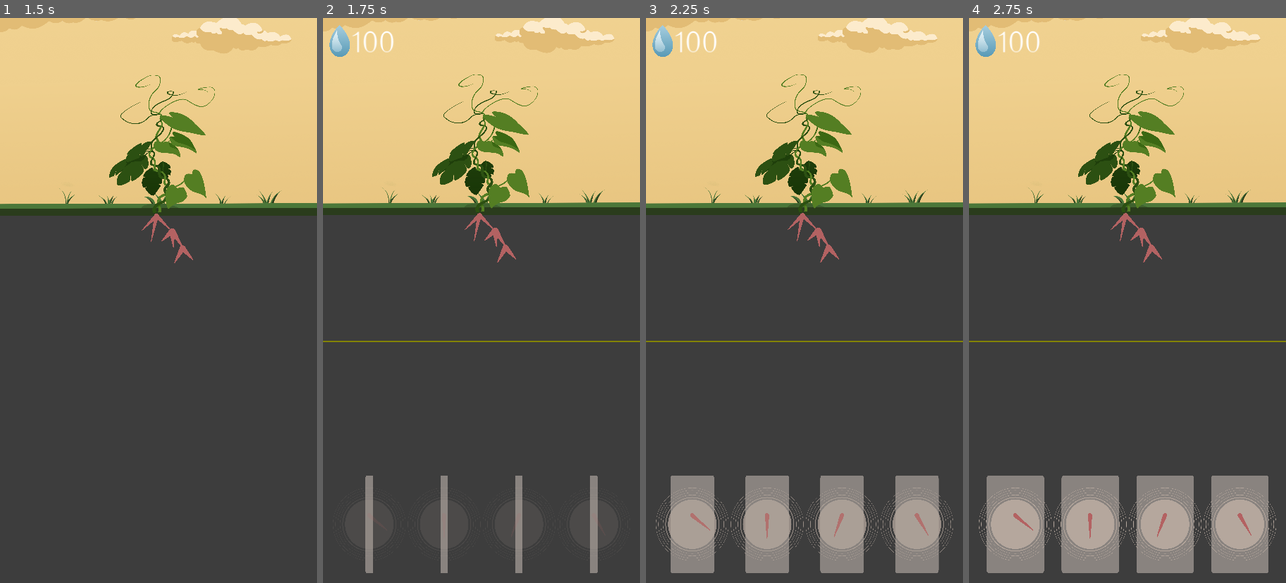
Above: before the commit, frames 1-4 (left to right).
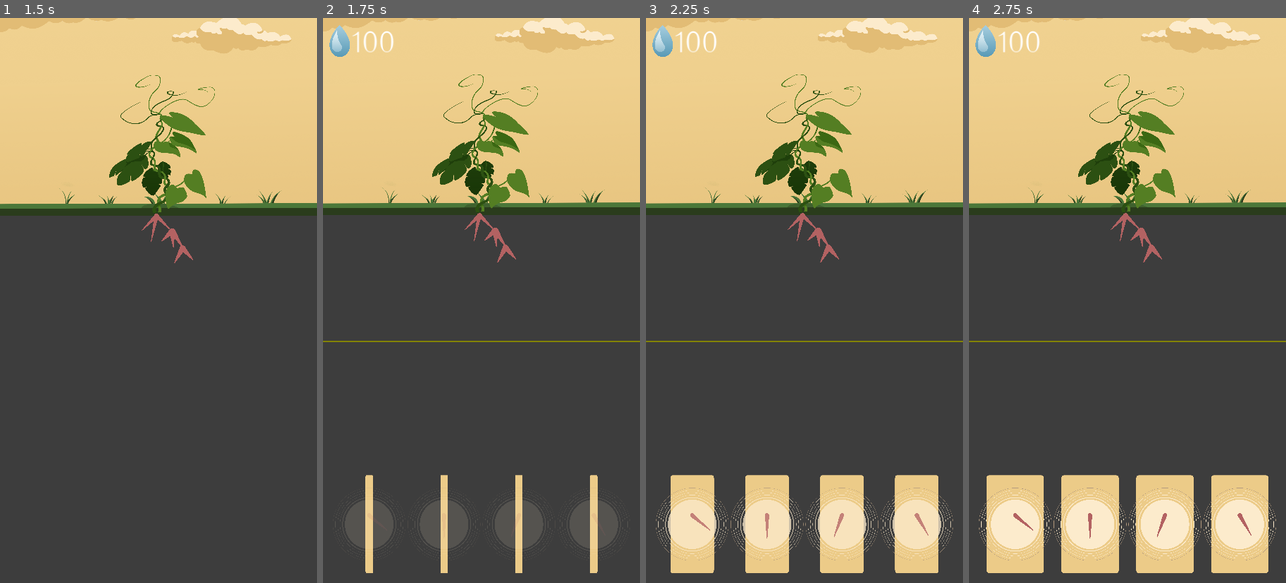
Above: after the commit, the same moments.

Repository: Disablak/ggj23
Game: Godot game, scene res://Main.tscn
Two runs of this game, one before a commit and one after it. Both use one fixed random seed, a clock stepped at 60 frames per second and the inputs below.
Inputs (mouse positions are in pixels of both pictures, inside the frame that each line leads up to):
- Up to frame 1 (1.5 s): click (155, 396) at 0.5 s; drag from (155, 266) to (190, 176) at 1.27 s
- Up to frame 2 (1.75 s): no input
- Up to frame 3 (2.25 s): drag from (801, 221) to (788, 413) at 2.02 s
- Up to frame 4 (2.75 s): no input

Frame 1 is identical in both runs. In frame 2, 1.6% of the frame differs, in the area x 13-87%, y 80-99%; in frame 3, 10%; in frame 4, 13%, in the area x 3-97%, y 80-99%.

Commit message:
up visual

Diff:
--- a/scenes/Stick.tscn
+++ b/scenes/Stick.tscn
@@ -1,8 +1,8 @@
 [gd_scene load_steps=10 format=3 uid="uid://bmcsnc8is2ew7"]
 
 [ext_resource type="Script" path="res://scripts/Stick.gd" id="1_m0ylu"]
-[ext_resource type="Texture2D" uid="uid://crj8rleudh0tf" path="res://assets/Component 3.png" id="2_lf8p7"]
-[ext_resource type="Texture2D" uid="uid://y8rwmceoiwlg" path="res://assets/Component 2.png" id="3_qjxy3"]
+[ext_resource type="Texture2D" uid="uid://ckeandmkwqph4" path="res://assets/Component 3 (1).png" id="2_vs48u"]
+[ext_resource type="Texture2D" uid="uid://dihaunk8toei1" path="res://assets/Component.png" id="3_ehgdg"]
 
 [sub_resource type="RectangleShape2D" id="RectangleShape2D_i1r28"]
 size = Vector2(180, 300)
@@ -57,116 +57,6 @@
 "points": PackedFloat32Array(1, -0.25, 0, 0.25, 0),
 "times": PackedFloat32Array(0)
 }
-tracks/4/type = "bezier"
-tracks/4/imported = false
-tracks/4/enabled = true
-tracks/4/path = NodePath("Sprite2DCard:self_modulate:r")
-tracks/4/interp = 1
-tracks/4/loop_wrap = true
-tracks/4/keys = {
-"handle_modes": PackedInt32Array(0),
-"points": PackedFloat32Array(1, -0.25, 0, 0.25, 0),
-"times": PackedFloat32Array(0)
-}
-tracks/5/type = "bezier"
-tracks/5/imported = false
-tracks/5/enabled = true
-tracks/5/path = NodePath("Sprite2DCard:self_modulate:g")
-tracks/5/interp = 1
-tracks/5/loop_wrap = true
-tracks/5/keys = {
-"handle_modes": PackedInt32Array(0),
-"points": PackedFloat32Array(1, -0.25, 0, 0.25, 0),
-"times": PackedFloat32Array(0)
-}
-tracks/6/type = "bezier"
-tracks/6/imported = false
-tracks/6/enabled = true
-tracks/6/path = NodePath("Sprite2DCard:self_modulate:b")
-tracks/6/interp = 1
-tracks/6/loop_wrap = true
-tracks/6/keys = {
-"handle_modes": PackedInt32Array(0),
-"points": PackedFloat32Array(1, -0.25, 0, 0.25, 0),
-"times": PackedFloat32Array(0)
-}
-tracks/7/type = "bezier"
-tracks/7/imported = false
-tracks/7/enabled = true
-tracks/7/path = NodePath("Sprite2DCard:self_modulate:a")
-tracks/7/interp = 1
-tracks/7/loop_wrap = true
-tracks/7/keys = {
-"handle_modes": PackedInt32Array(0),
-"points": PackedFloat32Array(0.509804, -0.25, 0, 0.25, 0),
-"times": PackedFloat32Array(0)
-}
-tracks/8/type = "bezier"
-tracks/8/imported = false
-tracks/8/enabled = true
-tracks/8/path = NodePath("Sprite2DCard2:self_modulate:r")
-tracks/8/interp = 1
-tracks/8/loop_wrap = true
-tracks/8/keys = {
-"handle_modes": PackedInt32Array(0),
-"points": PackedFloat32Array(1, -0.25, 0, 0.25, 0),
-"times": PackedFloat32Array(0)
-}
-tracks/9/type = "bezier"
-tracks/9/imported = false
-tracks/9/enabled = true
-tracks/9/path = NodePath("Sprite2DCard2:self_modulate:g")
-tracks/9/interp = 1
-tracks/9/loop_wrap = true
-tracks/9/keys = {
-"handle_modes": PackedInt32Array(0),
-"points": PackedFloat32Array(1, -0.25, 0, 0.25, 0),
-"times": PackedFloat32Array(0)
-}
-tracks/10/type = "bezier"
-tracks/10/imported = false
-tracks/10/enabled = true
-tracks/10/path = NodePath("Sprite2DCard2:self_modulate:b")
-tracks/10/interp = 1
-tracks/10/loop_wrap = true
-tracks/10/keys = {
-"handle_modes": PackedInt32Array(0),
-"points": PackedFloat32Array(1, -0.25, 0, 0.25, 0),
-"times": PackedFloat32Array(0)
-}
-tracks/11/type = "bezier"
-tracks/11/imported = false
-tracks/11/enabled = true
-tracks/11/path = NodePath("Line2D:default_color:r")
-tracks/11/interp = 1
-tracks/11/loop_wrap = true
-tracks/11/keys = {
-"handle_modes": PackedInt32Array(0),
-"points": PackedFloat32Array(0.701961, -0.25, 0, 0.25, 0),
-"times": PackedFloat32Array(0)
-}
-tracks/12/type = "bezier"
-tracks/12/imported = false
-tracks/12/enabled = true
-tracks/12/path = NodePath("Line2D:default_color:g")
-tracks/12/interp = 1
-tracks/12/loop_wrap = true
-tracks/12/keys = {
-"handle_modes": PackedInt32Array(0),
-"points": PackedFloat32Array(0.384314, -0.25, 0, 0.25, 0),
-"times": PackedFloat32Array(0)
-}
-tracks/13/type = "bezier"
-tracks/13/imported = false
-tracks/13/enabled = true
-tracks/13/path = NodePath("Line2D:default_color:b")
-tracks/13/interp = 1
-tracks/13/loop_wrap = true
-tracks/13/keys = {
-"handle_modes": PackedInt32Array(0),
-"points": PackedFloat32Array(0.384314, -0.25, 0, 0.25, 0),
-"times": PackedFloat32Array(0)
-}
 
 [sub_resource type="Animation" id="Animation_5m1qm"]
 resource_name = "idle"
@@ -388,16 +278,16 @@
 metadata/_edit_group_ = true
 
 [node name="Sprite2DCard" type="Sprite2D" parent="."]
-self_modulate = Color(1, 1, 1, 0.509804)
+self_modulate = Color(0.92549, 0.796078, 0.533333, 1)
 position = Vector2(2.08165e-12, 2.08165e-12)
 scale = Vector2(1e-05, 0.24)
-texture = ExtResource("2_lf8p7")
+texture = ExtResource("2_vs48u")
 
 [node name="Sprite2DCard2" type="Sprite2D" parent="."]
-self_modulate = Color(1, 1, 1, 0)
+self_modulate = Color(0.988235, 0.921569, 0.8, 0)
 position = Vector2(2.08165e-12, 2.08165e-12)
 scale = Vector2(0.2, 0.2)
-texture = ExtResource("3_qjxy3")
+texture = ExtResource("3_ehgdg")
 
 [node name="CollisionShape2D" type="CollisionShape2D" parent="."]
 position = Vector2(2.08165e-12, 2.08165e-12)
Binary file added: assets/Component 3 (1).png
Not shown, added: assets/Component 3 (1).png.import
Binary file added: assets/Component.png
Not shown, added: assets/Component.png.import
